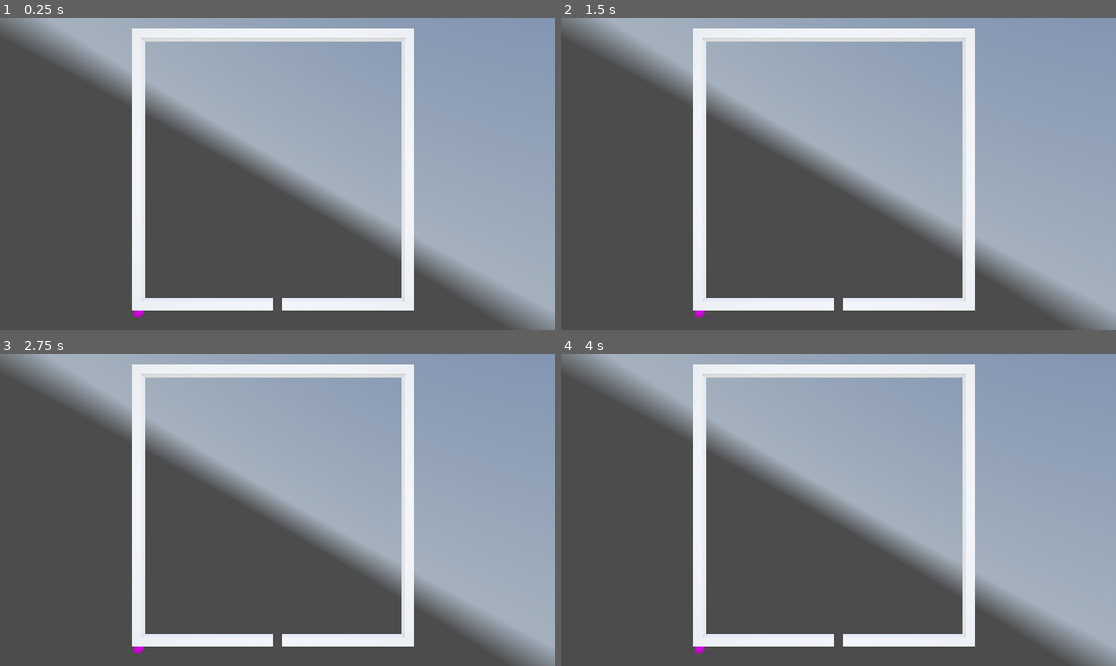
Above: before the commit, frames 1-4 (two rows, left to right).
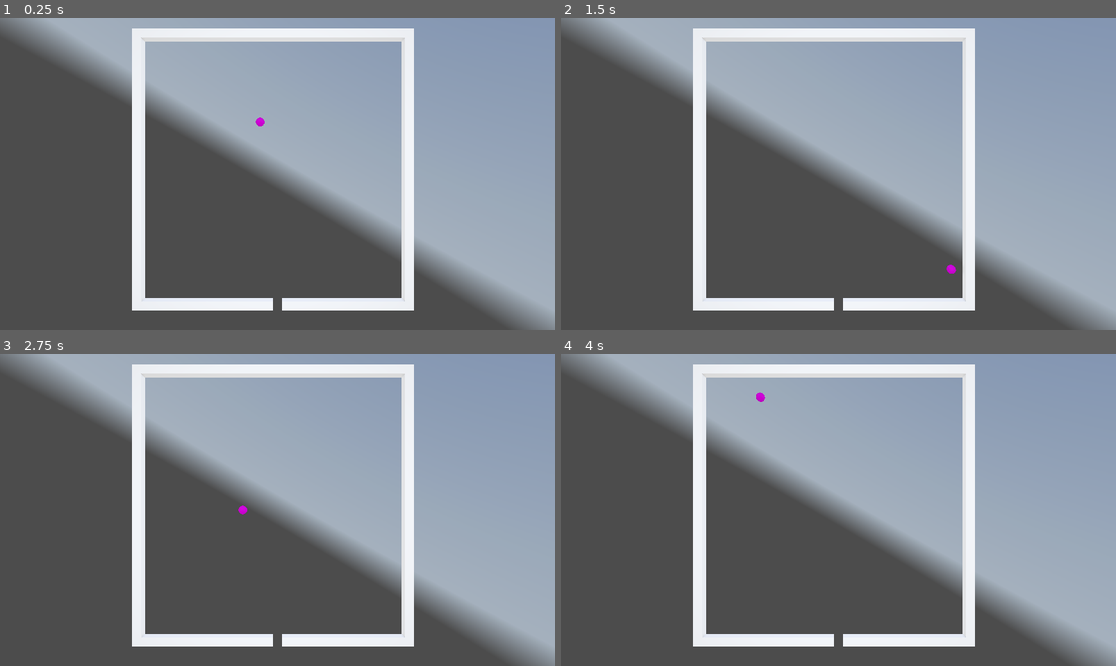
Above: after the commit, the same moments.

Repository: kasworld/gd4snakebyte3d
Game: Godot game, scene res://main.tscn
Same seed, same stepped clock (60 frames per second), same inputs: the game is played once before the commit and once after it. A sky picture missing from this copy of the repository is replaced by a grey-blue gradient.
Inputs:
- Up to frame 1 (0.25 s): no input
- Up to frame 2 (1.5 s): no input
- Up to frame 3 (2.75 s): no input
- Up to frame 4 (4 s): no input

The runs differ from the first frame. In frame 1, less than 0.1% of the frame differs, in the area x 24-48%, y 31-96%; in frame 2, less than 0.1%, in the area x 24-72%, y 79-96%; in frame 3, less than 0.1%; in frame 4, less than 0.1%.

Commit message:
plum work

Diff:
--- a/plum.gd
+++ b/plum.gd
@@ -4,10 +4,17 @@
 var pos2d :Vector2i
 var move_dir :Dir8Lib.Dir
 var field :PlacedThings
+
+func _to_string() -> String:
+	return "Plum (%d,%d) %s" % [pos2d.x,pos2d.y, move_dir]
+
 func init(f :PlacedThings, p2d :Vector2i, d :Dir8Lib.Dir) -> void:
 	field = f
 	pos2d = p2d
 	move_dir = d
+
+func get_pos3d() -> Vector3:
+	return Settings.vector2i_to_vector3(pos2d)
 
 func field_get(pos :Vector2i, d :Dir8Lib.Dir):
 	return field.get_at(pos + Dir8Lib.Dir2Vt[d] )
@@ -19,8 +26,8 @@
 		"left" : field_get(pos, Dir8Lib.DirTurnLeft(d, 1)),
 		}
 
-func find_new_dir(old_dir :Dir8Lib.Dir) -> Dir8Lib.Dir:
-	var 기존방향3 = field_get3(pos2d, old_dir)
+func find_new_dir(old_pos2d :Vector2i, old_dir :Dir8Lib.Dir) -> Dir8Lib.Dir:
+	var 기존방향3 = field_get3(old_pos2d, old_dir)
 	var new_dir = old_dir
 	if 기존방향3.center == null: # 진행방향이 비어 있어 통과
 		new_dir = old_dir
@@ -33,3 +40,11 @@
 	elif 기존방향3.right != null and 기존방향3.left == null: # 왼쪽이 비어 있어 왼쪽으로 반사
 		new_dir = Dir8Lib.DirTurnLeft(old_dir)
 	return new_dir
+
+func move2d() -> void:
+	var new_dir = find_new_dir(pos2d, move_dir)
+	if field_get(pos2d, new_dir) == null : # 이동 가능
+		move_dir = new_dir
+		pos2d = pos2d + Dir8Lib.Dir2Vt[move_dir]
+	else:
+		print_debug(self)
--- a/stage.gd
+++ b/stage.gd
@@ -12,3 +12,8 @@
 	field.set_at( Vector2i(Settings.FieldWidth/2, Settings.FieldHeight-1), Things.Start)
 	#field.set_at( Vector2i(Settings.FieldWidth/2, 0), Things.Goal)
 	$Walls.field2wall(field)
+	$Plum.init(field, Vector2i(3,7) , Dir8Lib.Dir.NorthWest)
+
+func _process(delta: float) -> void:
+	$Plum.move2d()
+	$Plum.position = $Plum.get_pos3d()
